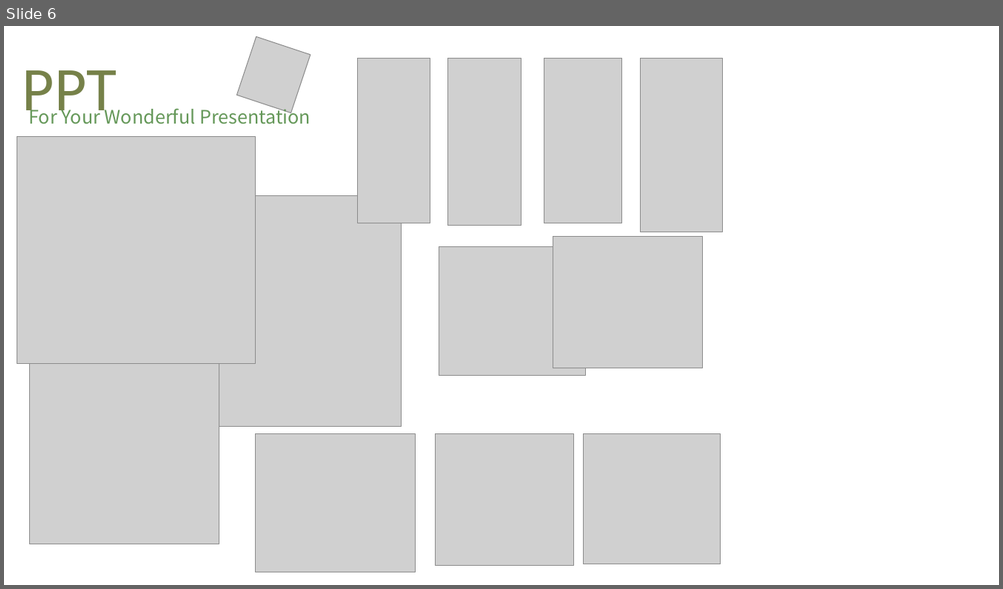
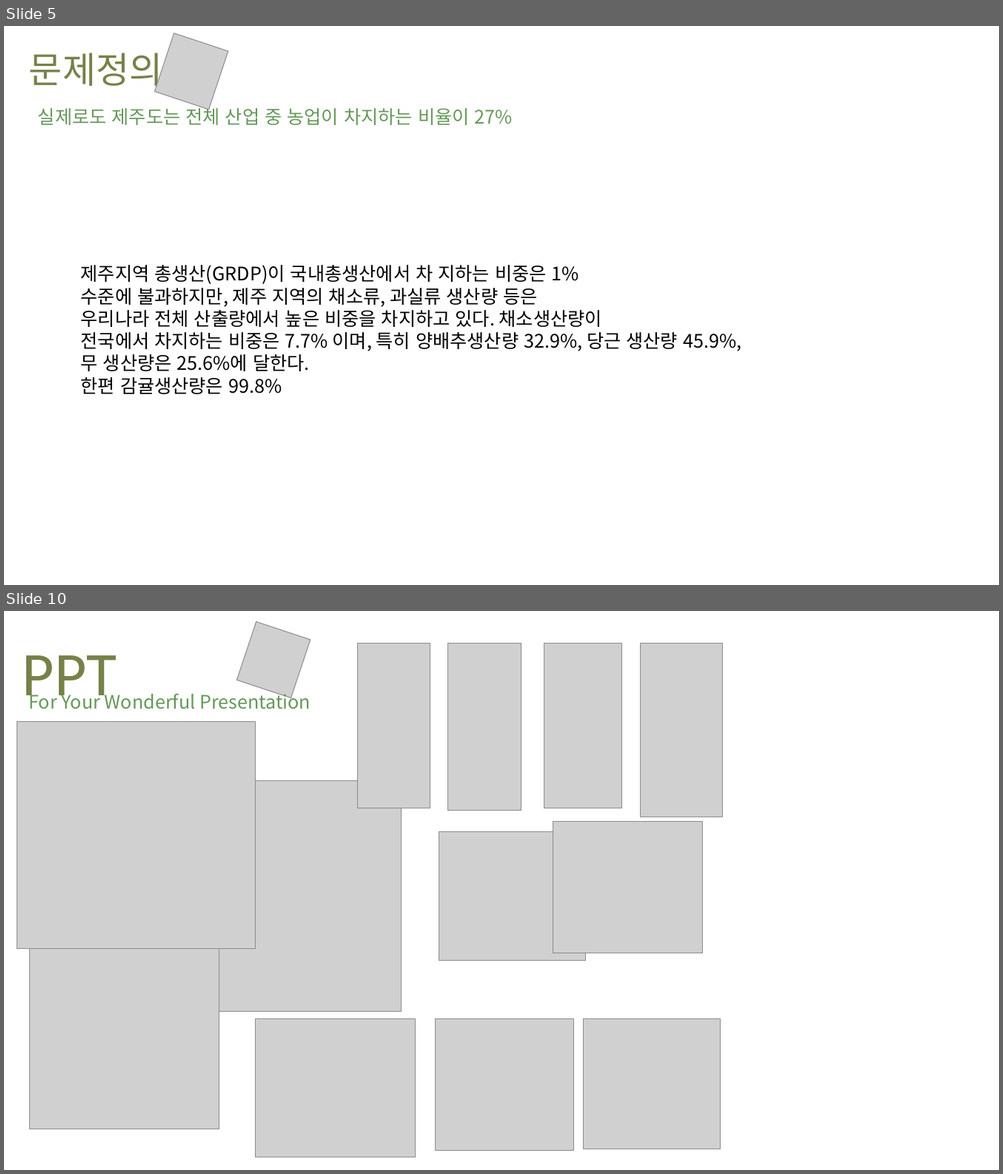
Before and after one commit to Joonyeong97/Jeju_Analysis_Project, a slide deck: ppt/감귤 PPT.pptx. Shown one above the other, each under a label of ours: slide 6 before the commit, slides 5 and 10 after it; the slides between them are not shown. The pictures are 1003x589 and 1003x1174 pixels, drawn with LibreOffice and Linux fonts; fonts in the diff are those of the drawing; grey boxes stand for pictures; background and template pictures are left out. Boxes give left, top, right and bottom in pixels: in the first picture for what was removed or moved away, otherwise in the second. Text is boxed around its words. In the diff, an @@ line names an element or a change of style, - is before the commit and + after.

```diff
--- a/ppt/감귤 PPT.pptx
+++ b/ppt/감귤 PPT.pptx
@@ slide 5 added at bbox=[4, 26, 999, 585], background picture (left out) @@
@@ picture added at bbox=[155, 33, 228, 110] @@
@@ text added at bbox=[29, 53, 162, 92], 35 pt, text #768149 @@
+문제정의
@@ text added at bbox=[38, 105, 512, 125], 18 pt, text #659859 @@
+실제로도 제주도는 전체 산업 중 농업이 차지하는 비율이 27%
@@ text added at bbox=[81, 265, 741, 395], 18 pt, text #000000 @@
+제주지역 총생산(GRDP)이 국내총생산에서 차 지하는 비중은 1%
+수준에 불과하지만, 제주 지역의 채소류, 과실류 생산량 등은
+우리나라 전체 산출량에서 높은 비중을 차지하고 있다. 채소생산량이
+전국에서 차지하는 비중은 7.7% 이며, 특히 양배추생산량 32.9%, 당근 생산량 45.9%,
+무 생산량은 25.6%에 달한다.
+한편 감귤생산량은 99.8%
@@ what was slide 6 is now slide 10 @@
```
Also in this commit, not shown: 3 slides changed, 5 other slides added, 2 slides removed.
